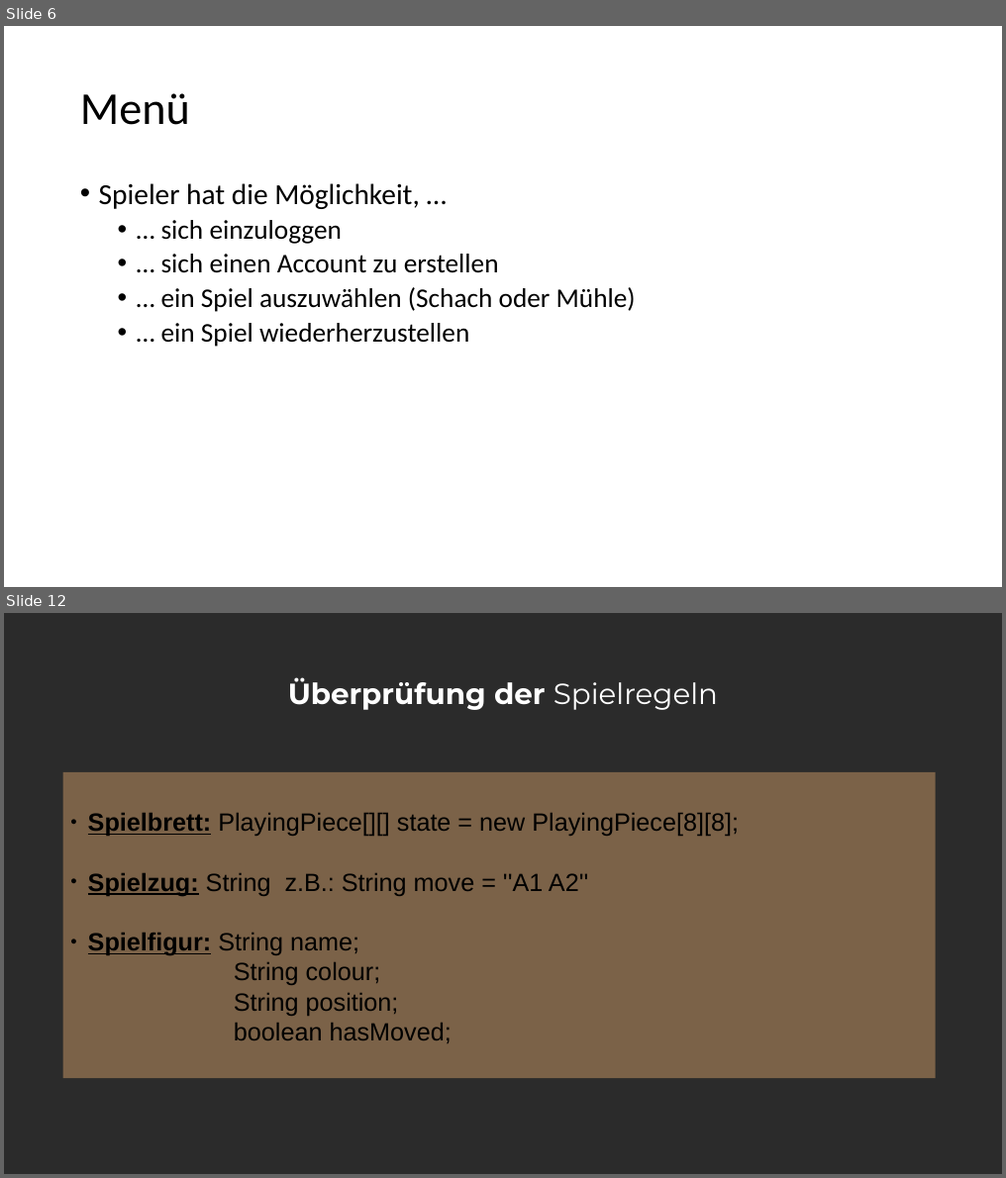
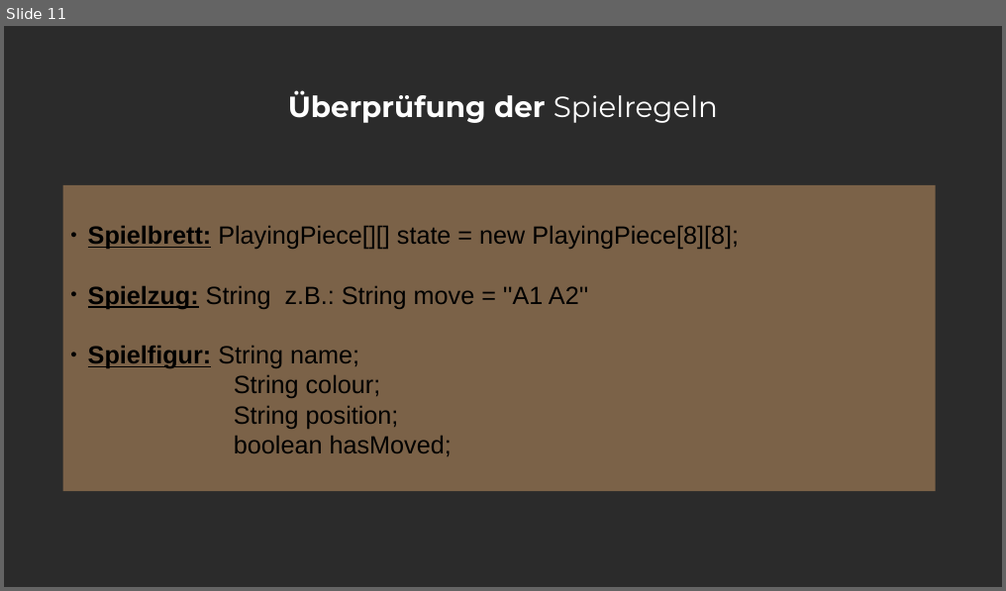
Before and after one commit to spionbruecke/Gava, a slide deck: Präsentation/Präsentation.pptx. Shown one above the other, each under a label of ours: slides 6 and 12 before the commit, slide 11 after it; the slides between them are not shown. The pictures are 1006x1178 and 1006x591 pixels, drawn with LibreOffice and Linux fonts; fonts in the diff are those of the drawing; background and template pictures are left out; a plain dark background stands for a picture behind light text. Boxes give left, top, right and bottom in pixels: in the first picture for what was removed or moved away, otherwise in the second. Text is boxed around its words. In the diff, an @@ line names an element or a change of style, - is before the commit and + after.

```diff
--- a/Präsentation/Präsentation.pptx
+++ b/Präsentation/Präsentation.pptx
@@ slide 6 removed at box(4, 26, 1002, 587), background #FFFFFF @@
@@ title removed at box(80, 93, 190, 125) @@
-Menü
@@ text removed at box(99, 183, 636, 347) @@
-• Spieler hat die Möglichkeit, …
-  • … sich einzuloggen
-  • … sich einen Account zu erstellen
-  • … ein Spiel auszuwählen (Schach oder Mühle)
-  • … ein Spiel wiederherzustellen
@@ what was slide 12 is now slide 11 @@
```
Also in this commit, not shown: 5 slides changed, 15 other files.
